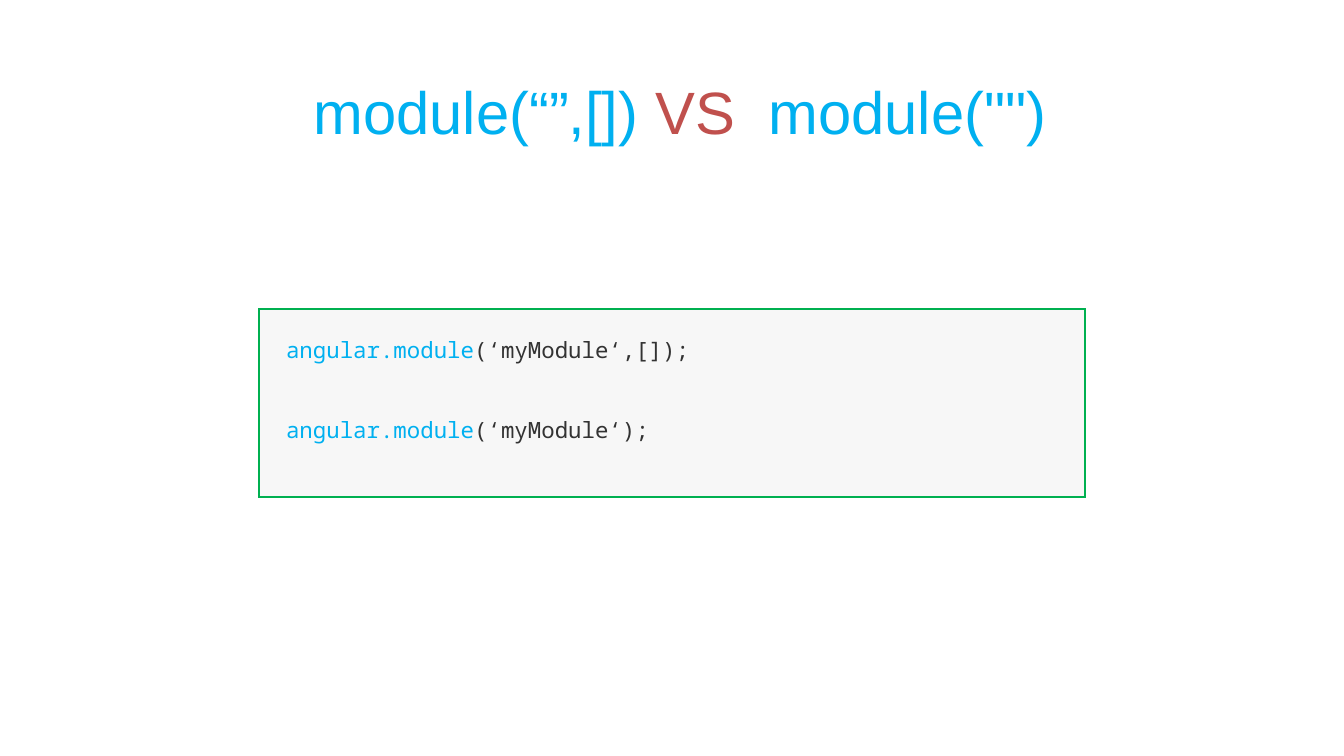
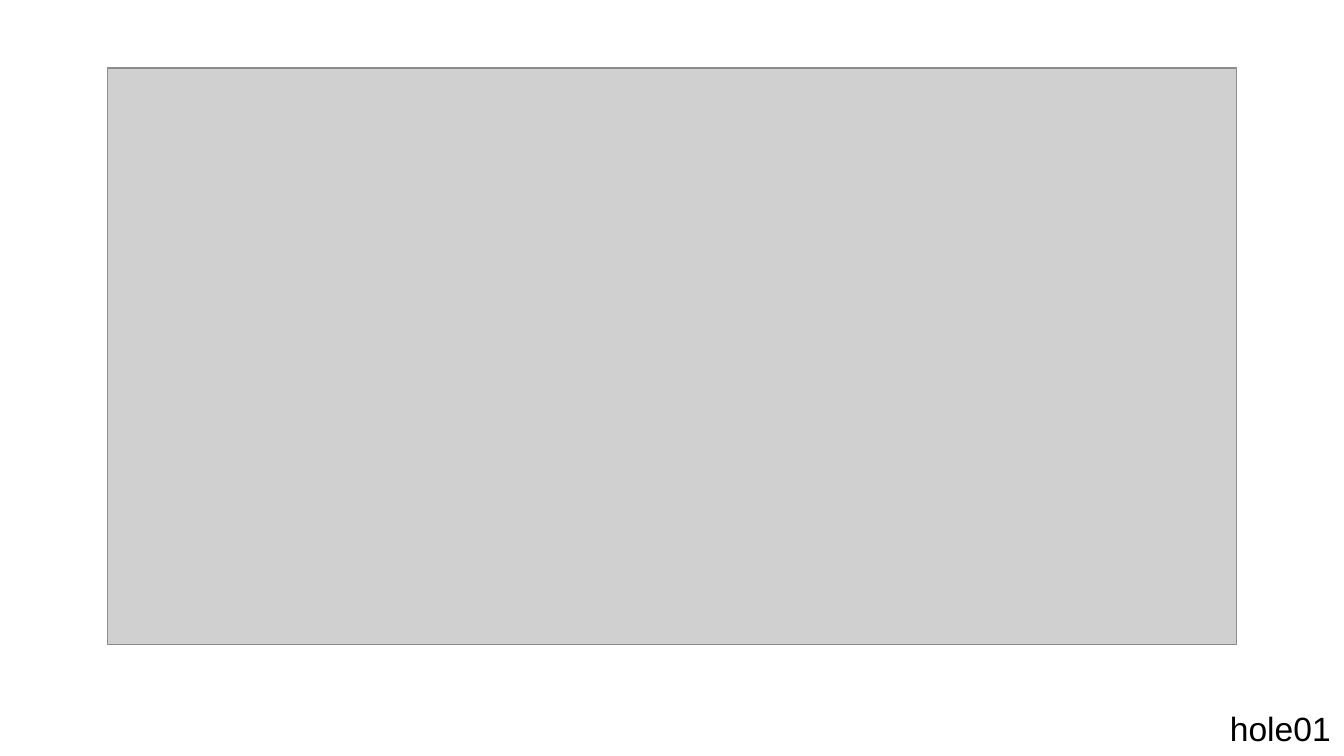
Before and after one commit to AlanZhang001/angularjs, a slide deck: slide 15 of angular-share/angular分享.ppt (slide 14 before the commit). Drawn at 1344x756 pixels with LibreOffice and Linux fonts; fonts in the diff are those of the drawing; grey boxes stand for pictures. Boxes give left, top, right and bottom in pixels: in the first picture for what was removed or moved away, otherwise in the second. Text is boxed around its words. In the diff, an @@ line names an element or a change of style, - is before the commit and + after.

```diff
--- a/angular-share/angular分享.ppt
+++ b/angular-share/angular分享.ppt
@@ text added at box(94, 59, 303, 126), 28 pt, text #FFFFFF, bold @@
+3-1 核心代码
@@ picture added at box(108, 69, 1236, 645) @@
@@ text removed at box(313, 90, 1047, 146) @@
-module(“”,[]) VS module("")
@@ rectangle removed at box(259, 309, 1085, 497) @@
-angular.module(‘myModule‘,[]);
-angular.module(‘myModule‘);
@@ text added at box(1230, 716, 1331, 742), 18 pt, text #000000 @@
+hole01
```
Also in this commit, not shown: 9 other slides changed, 1 slide added, 7 other files.
